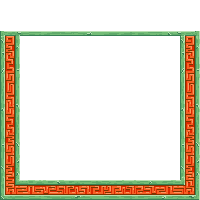
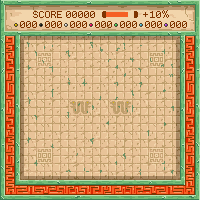
The second 200x200 image is a revision of the first. Changes to its layers:
showed "ui", painted on it over [14, 10, 187, 28]
showed "moss" over [27, 42, 174, 175]
showed "hud shadow 2" over [5, 5, 195, 10]
showed "hud" over [0, 0, 200, 37]
showed "floor shadow v1" over [20, 36, 180, 180]
showed "floor v1" over [20, 36, 180, 180]
